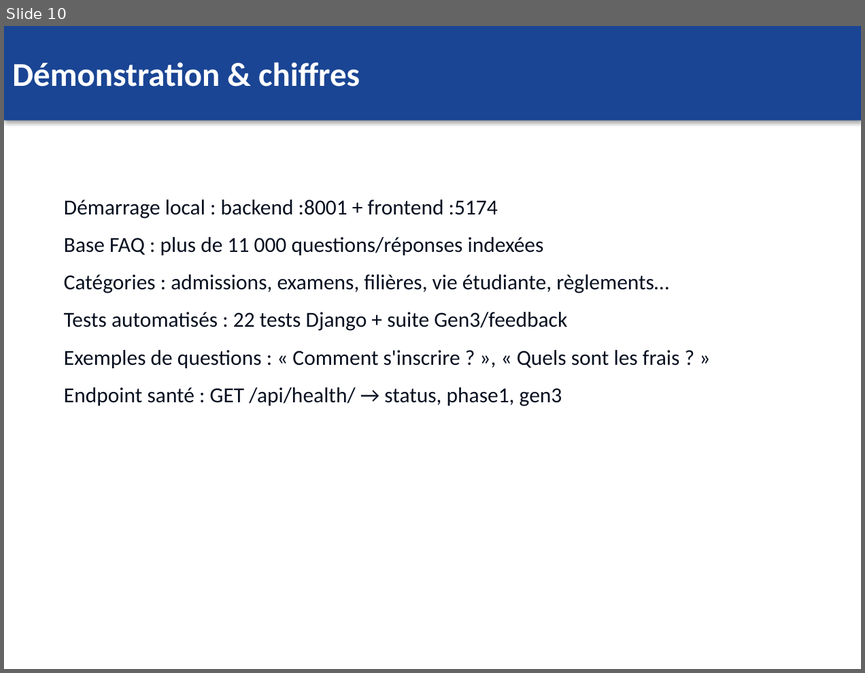
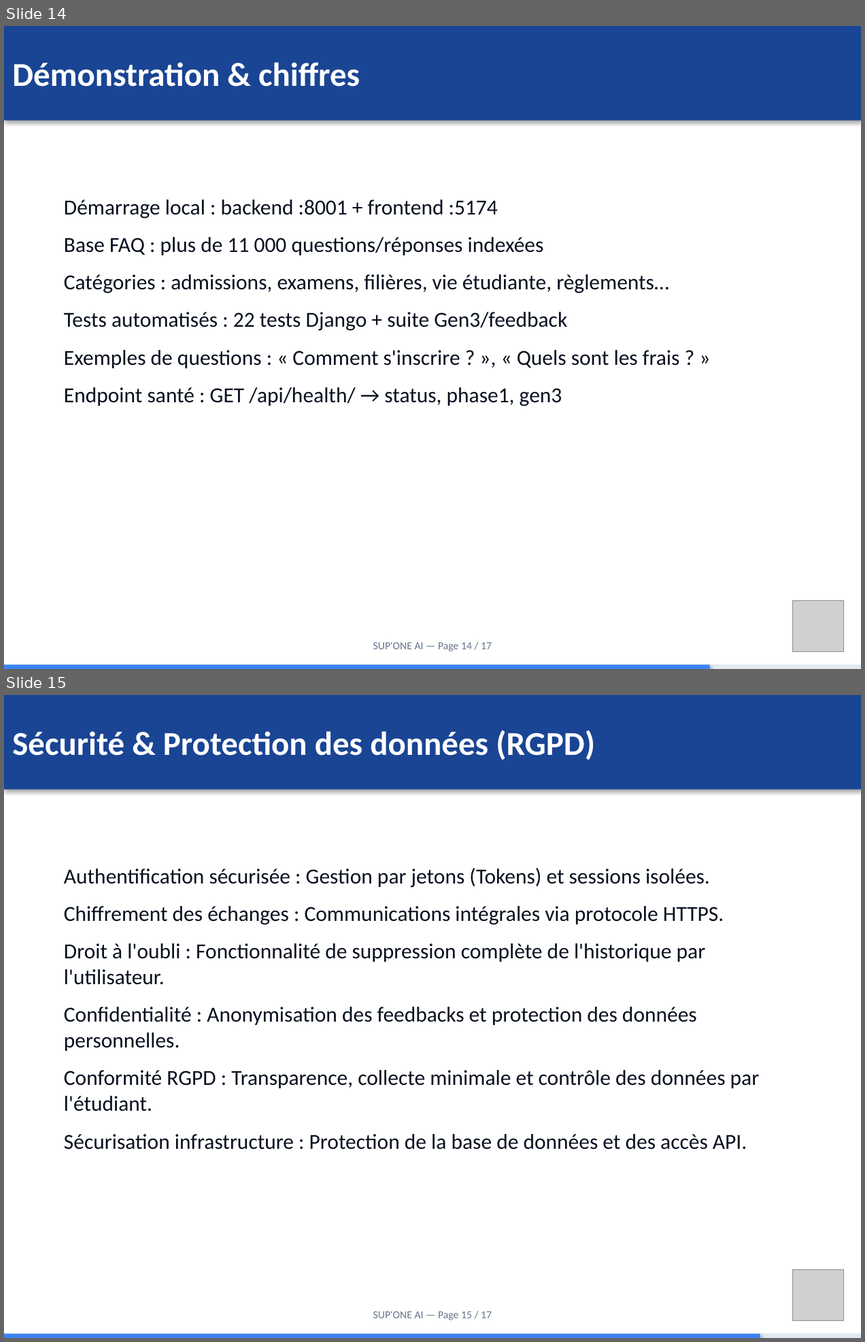
Before and after one commit to nkoumougrinnel/ChatBot, a slide deck: docs/SUPONE_AI_Club_Informatique_SUPPTIC.pptx. Shown one above the other, each under a label of ours: slide 10 before the commit, slides 14 and 15 after it. The pictures are 865x673 and 865x1342 pixels, drawn with LibreOffice and Linux fonts; fonts in the diff are those of the drawing; grey boxes stand for pictures. Boxes give left, top, right and bottom in pixels: in the first picture for what was removed or moved away, otherwise in the second. Text is boxed around its words. In the diff, an @@ line names an element or a change of style, - is before the commit and + after.

```diff
--- a/docs/SUPONE_AI_Club_Informatique_SUPPTIC.pptx
+++ b/docs/SUPONE_AI_Club_Informatique_SUPPTIC.pptx
@@ slide 15 added at (4,695,861,1338), background #FFFFFF @@
@@ rectangle added at (4,695,861,790), fill #1A4594, 28 pt, text #FFFFFF, bold @@
+Sécurité & Protection des données (RGPD)
@@ text added at (64,868,759,1149), 18 pt, text #070F1F @@
+Authentification sécurisée : Gestion par jetons (Tokens) et sessions isolées.
+Chiffrement des échanges : Communications intégrales via protocole HTTPS.
+Droit à l'oubli : Fonctionnalité de suppression complète de l'historique par l'utilisateur.
+Confidentialité : Anonymisation des feedbacks et protection des données personnelles.
+Conformité RGPD : Transparence, collecte minimale et contrôle des données par l'étudiant.
+Sécurisation infrastructure : Protection de la base de données et des accès API.
@@ picture added at (792,1269,844,1321) @@
@@ text added at (373,1310,492,1320), 9 pt, text #64748B @@
+SUP'ONE AI — Page 15 / 17
@@ rectangle added at (4,1334,861,1338), fill #E2E8F0 @@
@@ rectangle added at (4,1334,759,1338), fill #3B82F6 @@
@@ what was slide 10 is now slide 14 @@
@@ slide 14 changed as well @@
@@ picture added at (792,600,844,652) @@
@@ text added at (373,641,492,651), 9 pt, text #64748B @@
+SUP'ONE AI — Page 14 / 17
@@ rectangle added at (4,665,861,669), fill #E2E8F0 @@
@@ rectangle added at (4,665,710,669), fill #3B82F6 @@
```
Also in this commit, not shown: 11 other slides changed, 4 other slides added, 2 other files.
